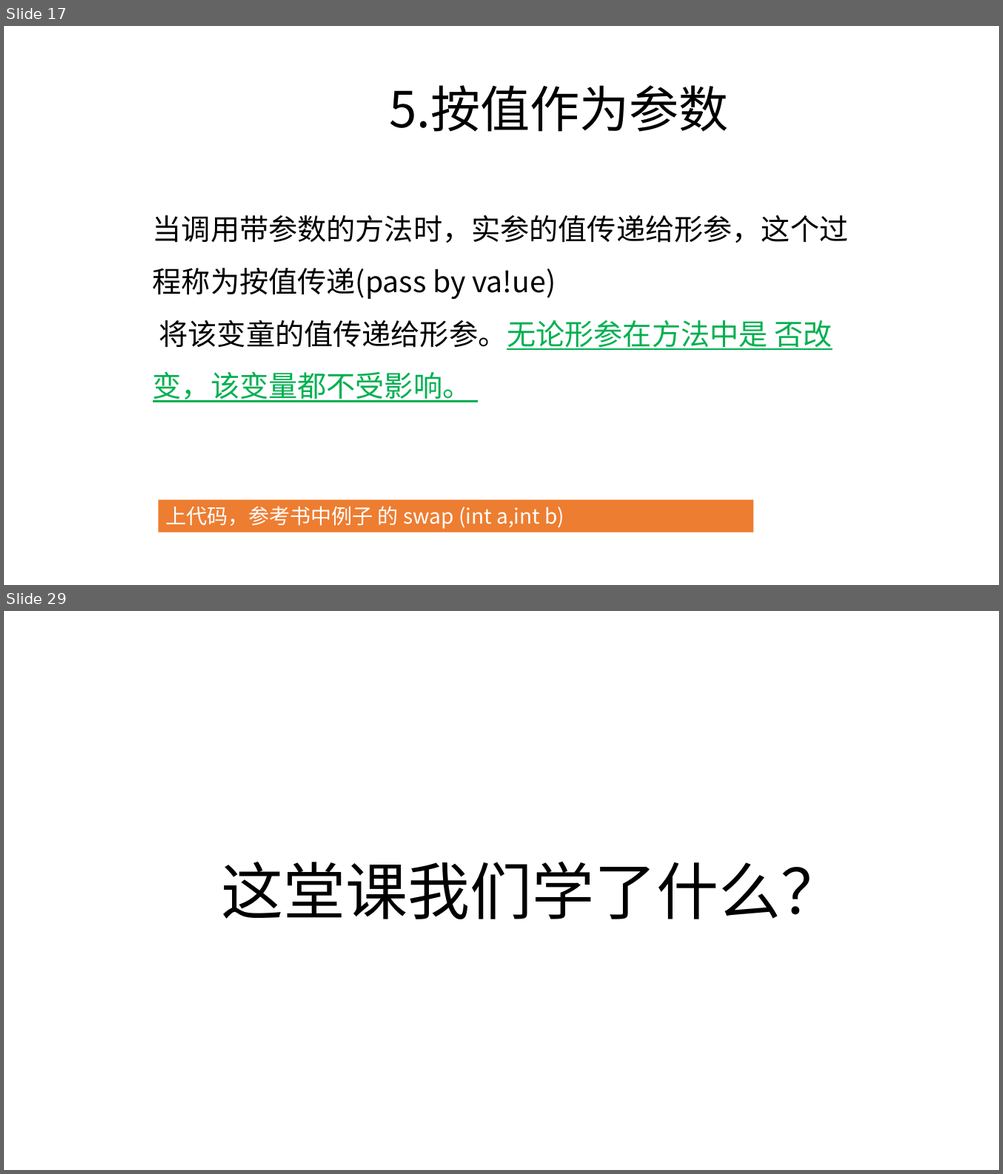
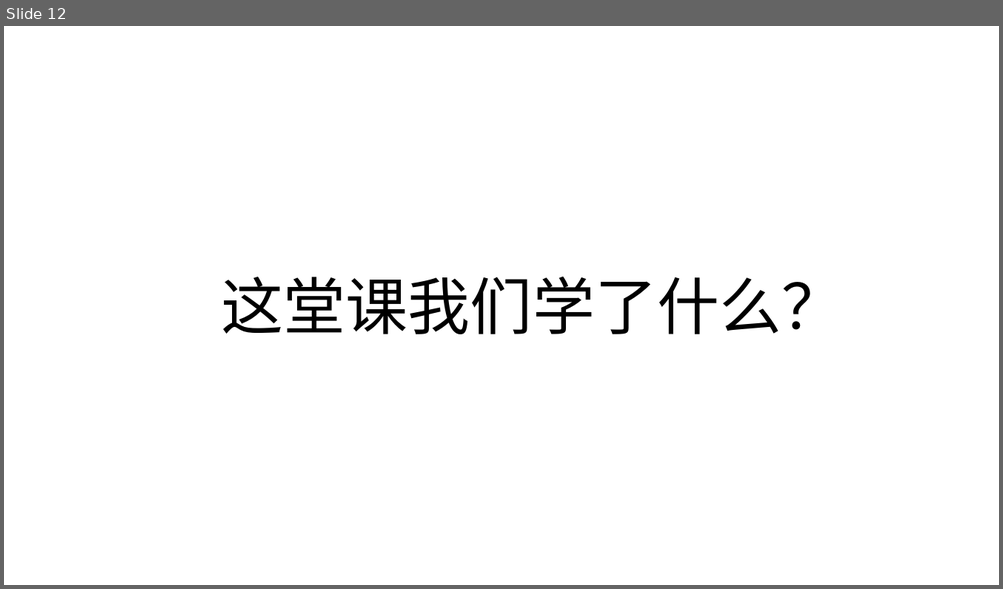
Before and after one commit to zjyesir/hmc_java_1, a slide deck: ppt/3 串.pptx. Shown one above the other, each under a label of ours: slides 17 and 29 before the commit, slide 12 after it; the slides between them are not shown. The pictures are 1003x1174 and 1003x589 pixels, drawn with LibreOffice and Linux fonts; fonts in the diff are those of the drawing; background and template pictures are left out. Boxes give left, top, right and bottom in pixels: in the first picture for what was removed or moved away, otherwise in the second. Text is boxed around its words. In the diff, an @@ line names an element or a change of style, - is before the commit and + after.

```diff
--- a/ppt/3 串.pptx
+++ b/ppt/3 串.pptx
@@ slide 17 removed at (4,26,999,585), background picture (left out) @@
@@ text removed at (389,85,728,132) @@
-5.按值作为参数
@@ text removed at (153,215,848,403) @@
-当调用带参数的方法时，实参的值传递给形参，这个过程称为按值传递(pass by va!ue)
-将该变童的值传递给形参。无论形参在方法中是 否改变，该变量都不受影响。
@@ rectangle removed at (159,500,754,534) @@
-上代码，参考书中例子 的 swap (int a,int b)
@@ what was slide 29 is now slide 12 @@
```
Also in this commit, not shown: 5 slides changed, 5 slides added, 21 other slides removed, 2 other files.
